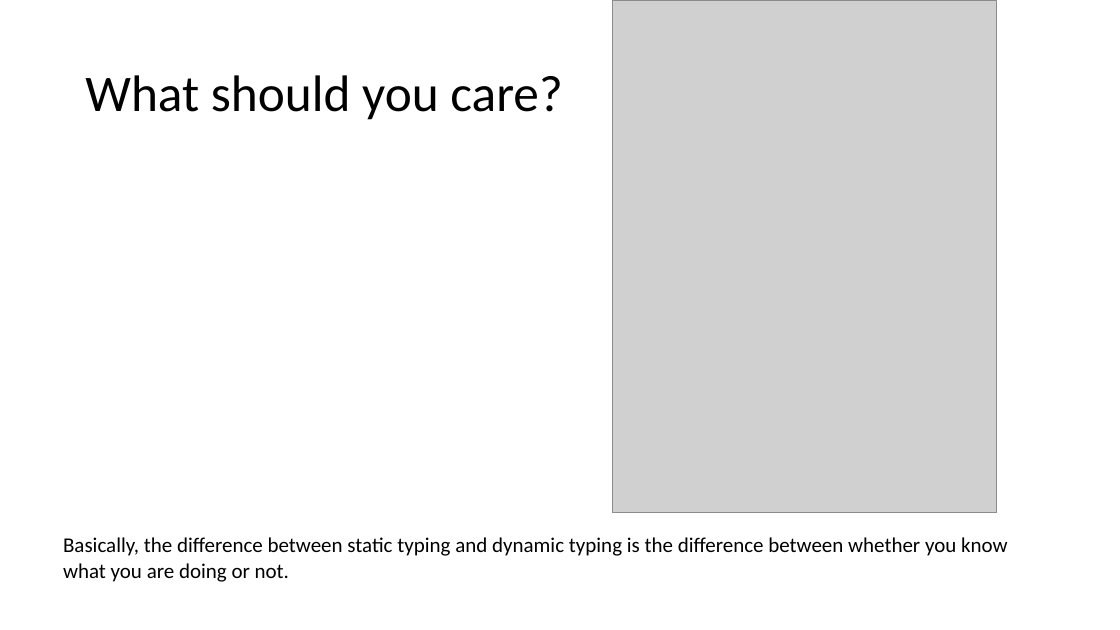
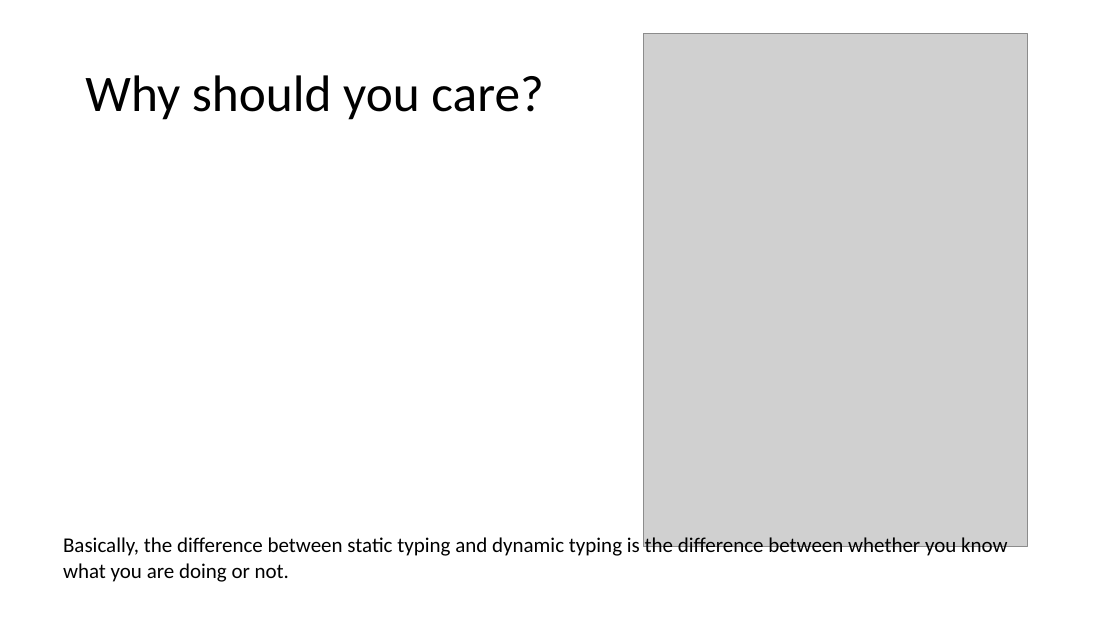
Before and after one commit to seanwestfall/algorithm_w_presentation, a slide deck: slide 8 of Presentation1.pptx. Drawn at 1120x630 pixels with LibreOffice and Linux fonts; fonts in the diff are those of the drawing; grey boxes stand for pictures. Boxes give left, top, right and bottom in pixels: in the first picture for what was removed or moved away, otherwise in the second. Text is boxed around its words. In the diff, an @@ line names an element or a change of style, - is before the commit and + after.

```diff
--- a/Presentation1.pptx
+++ b/Presentation1.pptx
@@ picture: place and size @@
-picture at (613,0,996,513)
+picture at (644,34,1028,546)
@@ title at (85,75,543,120): text changed @@
-What should you care?
+Why should you care?
```
Also in this commit, not shown: 6 other slides changed, 1 slide added.
